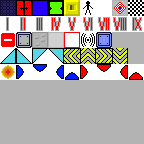
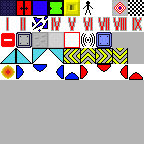
Layer changes from the first 144×144 image to the second:
painted on "Hintergrund" over (x1=32, y1=16, x2=48, y2=32)
